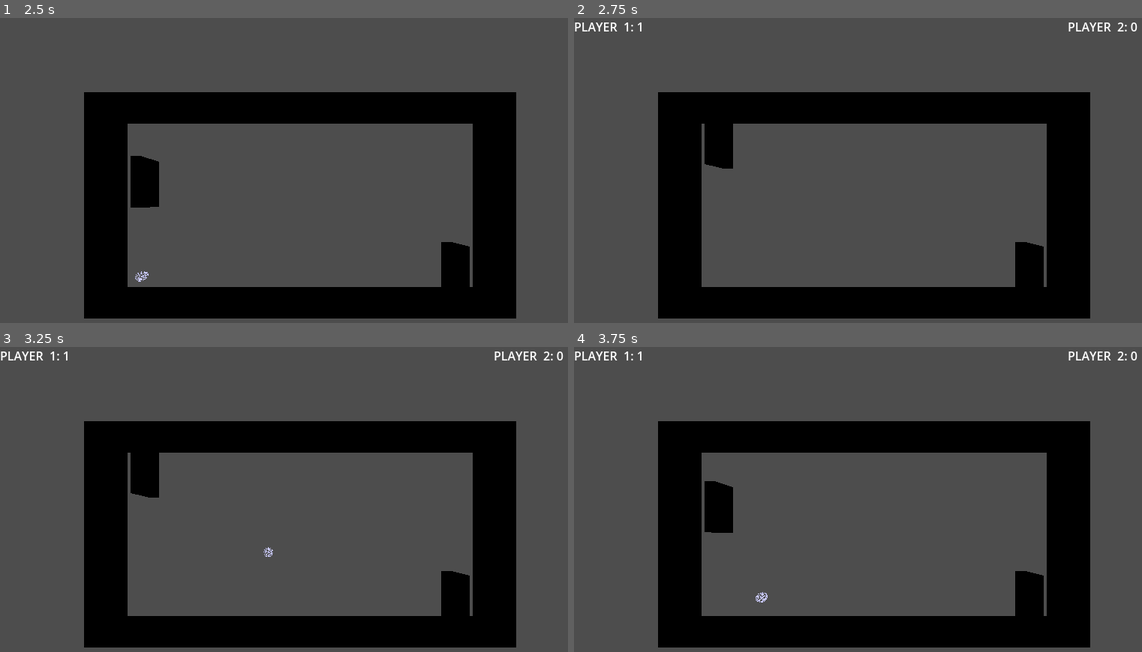
Above: before the commit, frames 1-4 (two rows, left to right).
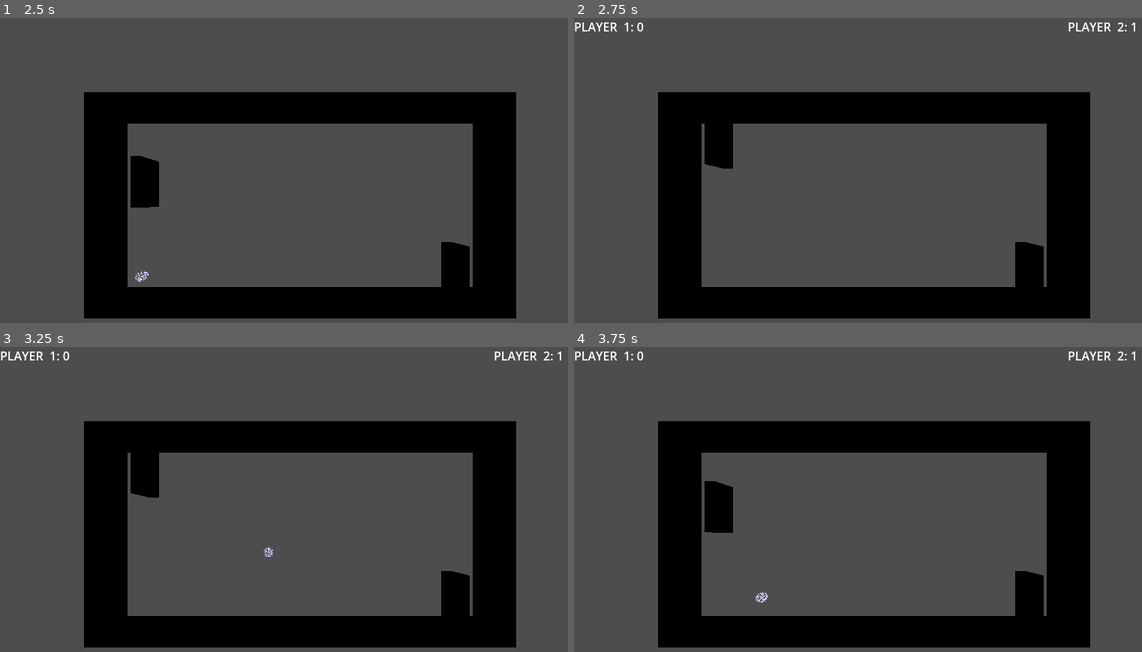
Above: after the commit, the same moments.

Repository: inch-worm-games/GodotPong3D
Game: Godot game, scene res://scenes/game_area.tscn
The game is run twice, just before and just after one commit, with the same random seed, the same clock (stepped at 60 frames per second) and the same inputs.
Inputs:
- Up to frame 1 (2.5 s): tap Enter (ui_accept) at 0.5, 0.77, 1.52 s; hold Up (ui_up) 0.53-1.28 s; hold Down (ui_down) 1.28-2.03 s; hold Up (ui_up) from 2.03 s (still down)
- Up to frame 2 (2.75 s): keep holding Up (ui_up)
- Up to frame 3 (3.25 s): keep holding Up (ui_up); tap Enter (ui_accept) at 3.02 s
- Up to frame 4 (3.75 s): release Up (ui_up) at 3.53 s; hold Down (ui_down) from 3.53 s (still down)

Frame 1 is identical in both runs. In frame 2, less than 0.1% of the frame differs, in the area x 11-100%, y 1-5%; in frame 3, less than 0.1%; in frame 4, less than 0.1%.

Commit message:
v.01
fixed scoring mixup

Diff:
--- a/scripts/game_manager.gd
+++ b/scripts/game_manager.gd
@@ -50,14 +50,14 @@
 func on_p1_score_zone_body_entered(body):
 	# Increments player 1's score when the ball enters the scoring zone
 	if body == ball_instance:
-		player1_score += 1
+		player2_score += 1
 		update_score_display()
 		respawn_or_free_ball()
 
 func on_p2_score_zone_body_entered(body):
 	# Increments player 2's score when the ball enters the scoring zone
 	if body == ball_instance:
-		player2_score += 1
+		player1_score += 1
 		update_score_display()
 		respawn_or_free_ball()
 
